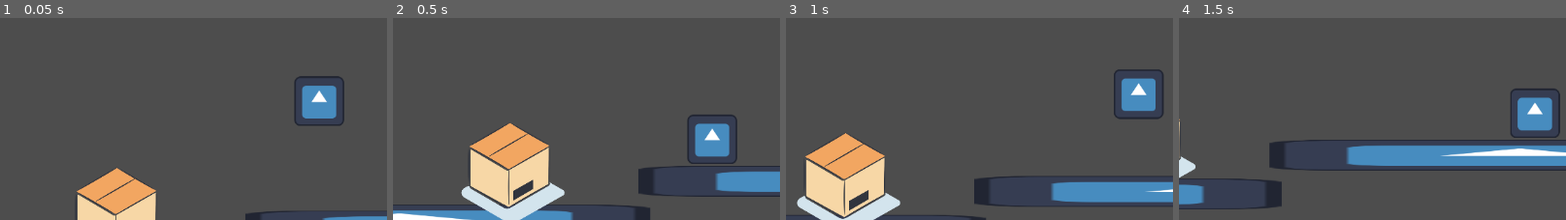
Above: before the commit, frames 1-4 (left to right).
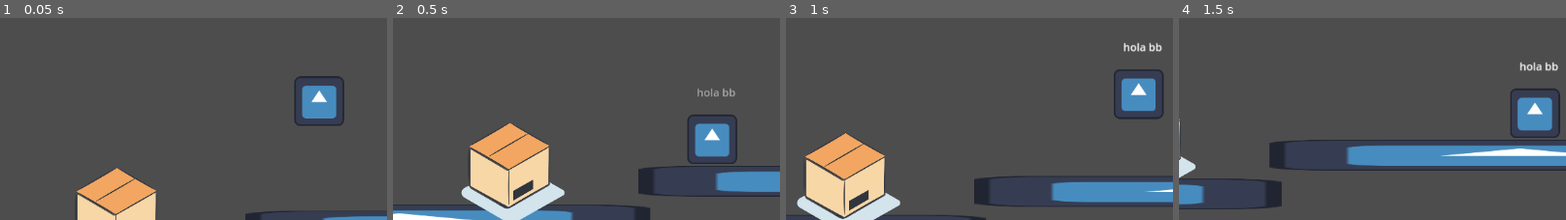
Above: after the commit, the same moments.

Repository: juanfrcaliz/malagajam_2024
Game: Godot game, scene res://scenes/level.tscn
The game is run twice, just before and just after one commit, with the same random seed, the same clock (stepped at 60 frames per second) and the same inputs. The engine's default icon, where the game draws it, is replaced by a stand-in: a white triangle on a blue panel in a dark square.
Inputs:
- Up to frame 1 (0.05 s): no input
- Up to frame 2 (0.5 s): no input
- Up to frame 3 (1 s): tap Enter (ui_accept) at 0.5, 0.77 s; hold Right (ui_right) from 0.53 s (still down)
- Up to frame 4 (1.5 s): keep holding Right (ui_right)
The pictures show only the part of the screen within x 9-59%, y 26-76%; the shares and areas given below are measured in that part.

Frame 1 is identical in both runs. In frame 2, 0.2% of the frame differs, in the area x 78-89%, y 34-39%; in frame 3, 0.3%; in frame 4, 0.3%, in the area x 87-98%, y 22-27%.

Commit message:
tutorial_functionality

Diff:
--- a/scenes/pug.tscn
+++ b/scenes/pug.tscn
@@ -21,3 +21,25 @@
 
 [node name="Camera2D" type="Camera2D" parent="."]
 position_smoothing_enabled = true
+
+[node name="MarginContainer" type="MarginContainer" parent="."]
+modulate = Color(1, 1, 1, 0)
+anchors_preset = -1
+anchor_left = 0.5
+anchor_right = 0.5
+offset_left = -67.0
+offset_top = -81.0
+offset_right = 75.0
+offset_bottom = -58.0
+grow_horizontal = 2
+
+[node name="Label" type="Label" parent="MarginContainer"]
+layout_mode = 2
+text = "Press A/D to move"
+horizontal_alignment = 1
+
+[node name="MessageCooldown" type="Timer" parent="."]
+wait_time = 5.0
+one_shot = true
+
+[connection signal="timeout" from="MessageCooldown" to="." method="_on_message_cooldown_timeout"]
--- a/scripts/pug.gd
+++ b/scripts/pug.gd
@@ -8,6 +8,9 @@
 
 # Get the gravity from the project settings to be synced with RigidBody nodes.
 var gravity = ProjectSettings.get_setting("physics/2d/default_gravity")
+
+func _ready():
+	show_messages('hola bb')
 
 func _physics_process(delta):
 	if not is_on_floor():
@@ -32,3 +35,18 @@
 
 func change_mobility(state):
 	can_push = state
+
+func show_messages(message):
+	$MarginContainer/Label.text = message
+	var tween = get_tree().create_tween()
+	tween.tween_property($MarginContainer, "modulate:a", 1, 1).set_trans(Tween.TRANS_SINE)
+	$MessageCooldown.start()
+
+func hide_message():
+	var tween = get_tree().create_tween()
+	tween.tween_property($MarginContainer, "modulate:a", 0, 1).set_trans(Tween.TRANS_SINE)
+
+
+
+func _on_message_cooldown_timeout():
+	hide_message()
